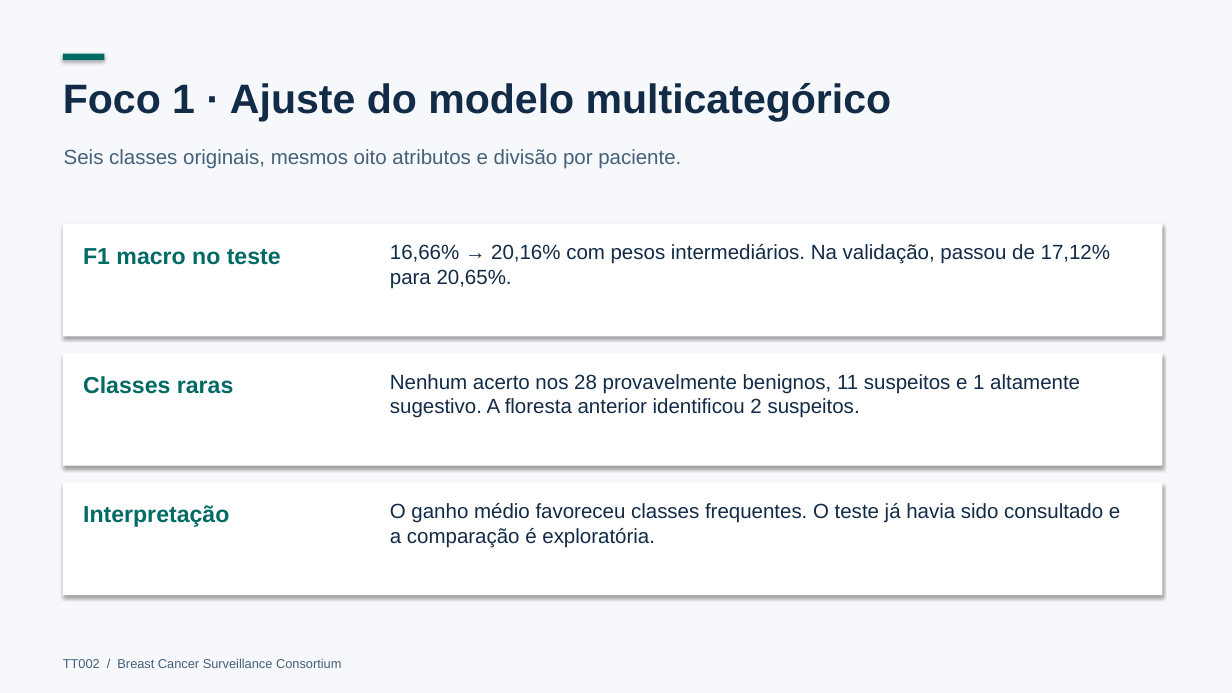
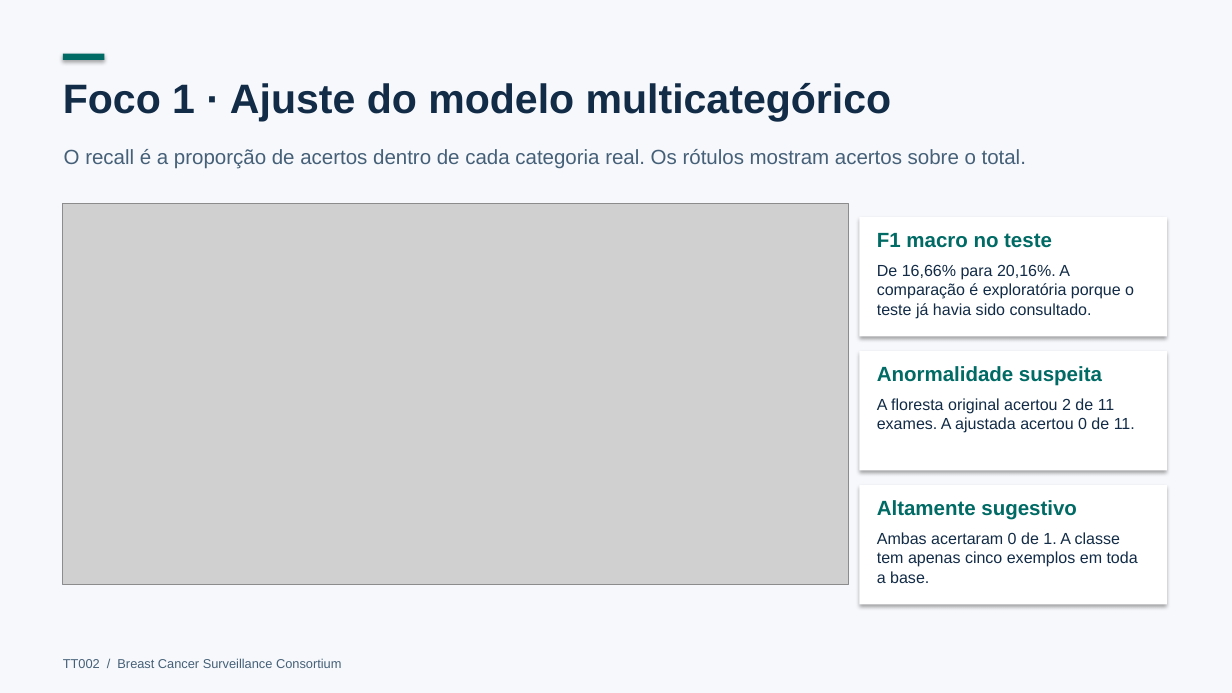
Before and after one commit to arthurMalveste/Breast-Cancer-Analysis-and-Classification, a slide deck: slide 7 of apresentacao/Parte_2_Avaliacao_do_Radiologista.pptx (slide 8 before the commit). Drawn at 1232x693 pixels with LibreOffice and Linux fonts; fonts in the diff are those of the drawing; grey boxes stand for pictures. Boxes give left, top, right and bottom in pixels: in the first picture for what was removed or moved away, otherwise in the second. Text is boxed around its words. In the diff, an @@ line names an element or a change of style, - is before the commit and + after.

```diff
--- a/apresentacao/Parte_2_Avaliacao_do_Radiologista.pptx
+++ b/apresentacao/Parte_2_Avaliacao_do_Radiologista.pptx
@@ text at box(64, 149, 1026, 169): text changed @@
-Seis classes originais, mesmos oito atributos e divisão por paciente.
+O recall é a proporção de acertos dentro de cada categoria real. Os rótulos mostram acertos sobre o total.
@@ picture added at box(63, 203, 848, 585) @@
@@ rectangle removed at box(63, 224, 1163, 336) @@
@@ rectangle added at box(860, 217, 1167, 336), fill #FFFFFF @@
@@ text "F1 macro no teste": place and size @@
-text "F1 macro no teste" at box(83, 248, 281, 265)
+text "F1 macro no teste" at box(877, 233, 1052, 248)
@@ text "F1 macro no teste" at box(877, 233, 1052, 248): size 18 to 16 pt @@
@@ text removed at box(390, 244, 1110, 289) @@
-16,66% → 20,16% com pesos intermediários. Na validação, passou de 17,12% para 20,65%.
@@ text added at box(877, 264, 1134, 319), 12.5 pt, text #122B46 @@
+De 16,66% para 20,16%. A comparação é exploratória porque o teste já havia sido consultado.
@@ rectangle removed at box(63, 353, 1163, 466) @@
@@ rectangle added at box(860, 351, 1167, 470), fill #FFFFFF @@
@@ text removed at box(83, 376, 234, 394) @@
-Classes raras
@@ text removed at box(390, 374, 1080, 418) @@
-Nenhum acerto nos 28 provavelmente benignos, 11 suspeitos e 1 altamente sugestivo. A floresta anterior identificou 2 suspeitos.
@@ text added at box(877, 366, 1102, 386), 16 pt, text #006A65, bold @@
+Anormalidade suspeita
@@ text added at box(877, 398, 1135, 433), 12.5 pt, text #122B46 @@
+A floresta original acertou 2 de 11 exames. A ajustada acertou 0 de 11.
@@ rectangle removed at box(63, 482, 1163, 595) @@
@@ text removed at box(83, 505, 229, 527) @@
-Interpretação
@@ text removed at box(390, 503, 1120, 548) @@
-O ganho médio favoreceu classes frequentes. O teste já havia sido consultado e a comparação é exploratória.
@@ rectangle added at box(860, 485, 1167, 604), fill #FFFFFF @@
@@ text added at box(877, 500, 1077, 520), 16 pt, text #006A65, bold @@
+Altamente sugestivo
@@ text added at box(877, 532, 1138, 583), 12.5 pt, text #122B46 @@
+Ambas acertaram 0 de 1. A classe tem apenas cinco exemplos em toda a base.
```
Also in this commit, not shown: 4 other slides changed, 2 other files.
